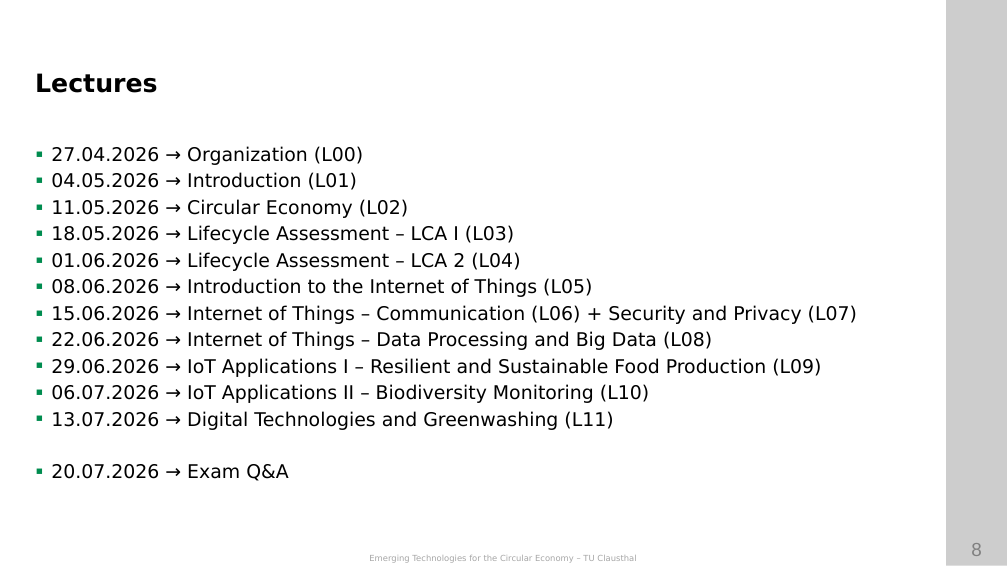
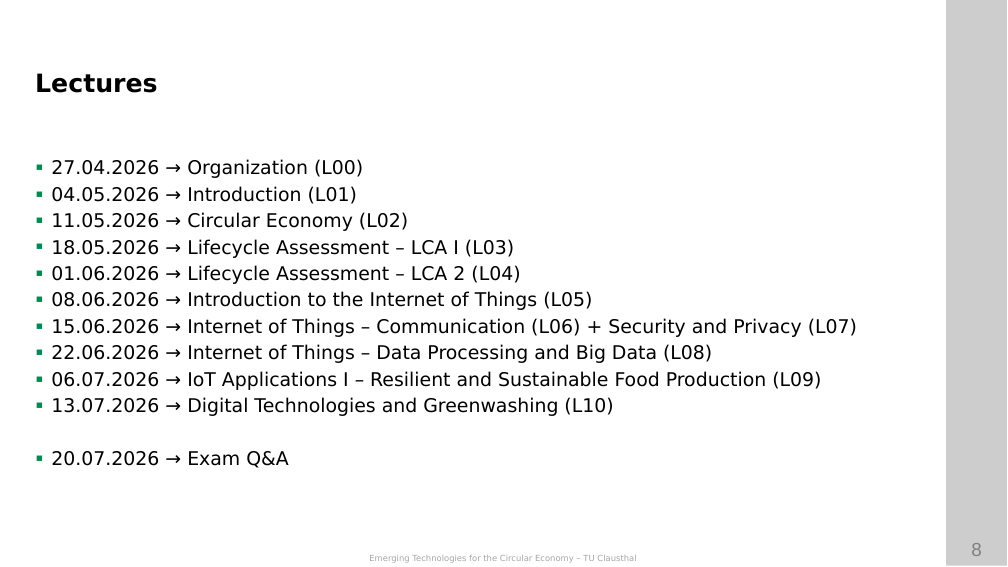
Before and after one commit to ETCE-LAB/teaching-material, a slide deck: slide 8 of Emerging-Technologies-for-the-Circular-Economy/ETCE-L00-Organization.pptx. Drawn at 1008x567 pixels with LibreOffice and Linux fonts; fonts in the diff are those of the drawing; background and template pictures are left out. Boxes give left, top, right and bottom in pixels: in the first picture for what was removed or moved away, otherwise in the second. Text is boxed around its words. In the diff, an @@ line names an element or a change of style, - is before the commit and + after.

```diff
--- a/Emerging-Technologies-for-the-Circular-Economy/ETCE-L00-Organization.pptx
+++ b/Emerging-Technologies-for-the-Circular-Economy/ETCE-L00-Organization.pptx
@@ text at box(51, 371, 821, 416): text changed @@
-▪ 29.06.2026 → IoT Applications I – Resilient and Sustainable Food Production (L09)
-▪ 06.07.2026 → IoT Applications II – Biodiversity Monitoring (L10)
-▪ 13.07.2026 → Digital Technologies and Greenwashing (L11)
+▪ 06.07.2026 → IoT Applications I – Resilient and Sustainable Food Production (L09)
+▪ 13.07.2026 → Digital Technologies and Greenwashing (L10)
```
Also in this commit, not shown: 1 other slide changed, 6 other files.
